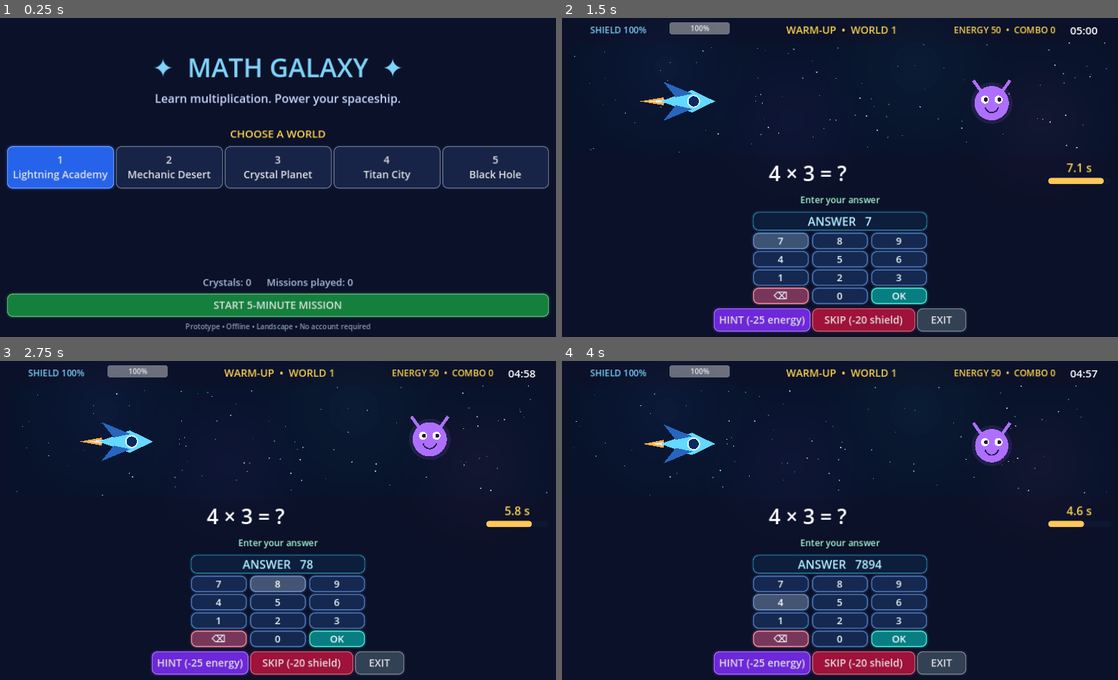
Above: before the commit, frames 1-4 (two rows, left to right).
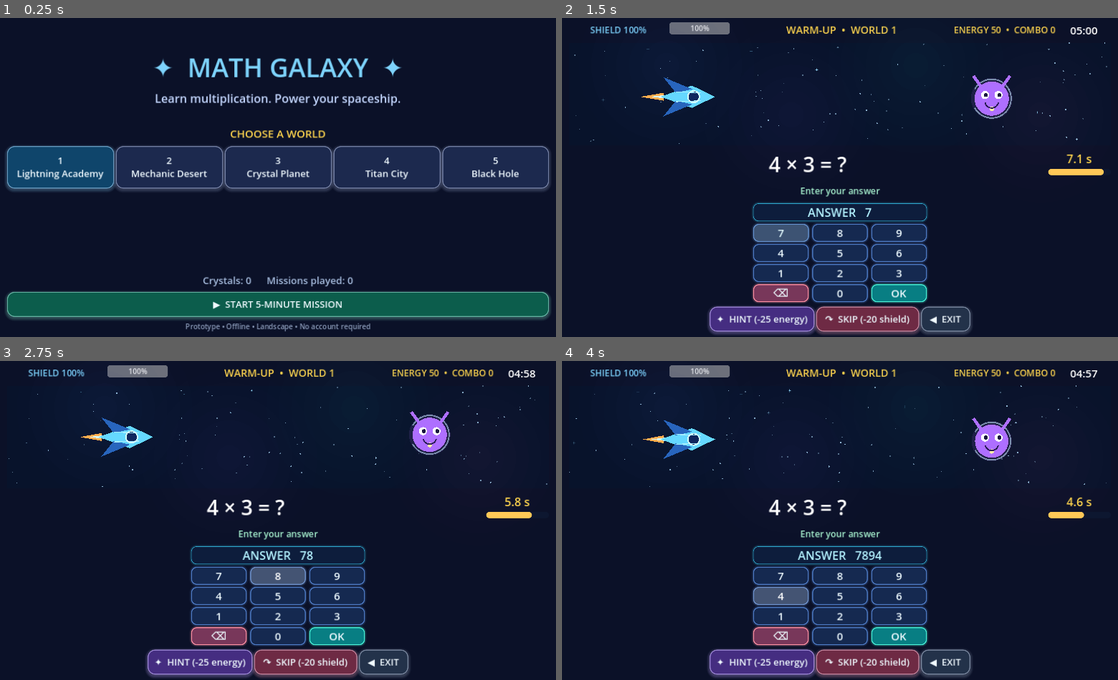
Above: after the commit, the same moments.

Repository: trun0ff/math-galaxy
Game: Godot game, scene res://scenes/Main.tscn
The game is run twice, just before and just after one commit, with the same random seed, the same clock (stepped at 60 frames per second) and the same inputs.
Inputs (mouse positions are in pixels of both pictures, inside the frame that each line leads up to):
- Up to frame 1 (0.25 s): no input
- Up to frame 2 (1.5 s): click (840, 305) at 0.5 s, where only the run before the commit has a clickable "START 5-MINUTE MISSION"; click "7" at 1.25 s
- Up to frame 3 (2.75 s): click "8" at 2 s
- Up to frame 4 (4 s): click "9" at 2.75 s; click "4" at 3.5 s

The runs differ from the first frame. In frame 1, 14% of the frame differs, in the area x 1-99%, y 39-95%; in frame 2, 9.7%; in frame 3, 9.7%; in frame 4, 9.6%.

Commit message:
Polish all game buttons and battle effects

Diff:
--- a/scripts/Main.gd
+++ b/scripts/Main.gd
@@ -109,32 +109,64 @@
 	return l
 
 func make_button(value: String, fn: Callable, color: Color = BLUE, min_x: float = 100.0) -> Button:
+	# Shared styling for every navigation, battle, answer and result button.
 	var btn := Button.new()
 	btn.text = value
-	btn.custom_minimum_size = Vector2(min_x, 52)
-	btn.add_theme_font_size_override("font_size", 23)
+	btn.custom_minimum_size = Vector2(min_x, 56)
+	btn.size_flags_vertical = Control.SIZE_SHRINK_CENTER
+	btn.focus_mode = Control.FOCUS_NONE
+	btn.add_theme_font_size_override("font_size", 21)
+	btn.add_theme_color_override("font_color", Color("f0faff"))
+	btn.add_theme_color_override("font_hover_color", Color.WHITE)
+	btn.add_theme_color_override("font_pressed_color", Color.WHITE)
+	btn.add_theme_color_override("font_disabled_color", Color("94a5c4"))
+	var accent := color.lightened(0.35)
+	var normal := StyleBoxFlat.new()
+	normal.bg_color = color.darkened(0.32)
+	normal.border_color = accent
+	normal.set_border_width_all(2)
+	normal.set_corner_radius_all(16)
+	normal.shadow_color = Color(accent.r, accent.g, accent.b, 0.34)
+	normal.shadow_size = 7
+	normal.shadow_offset = Vector2(0, 3)
+	normal.content_margin_left = 15.0
+	normal.content_margin_right = 15.0
+	normal.content_margin_top = 9.0
+	normal.content_margin_bottom = 9.0
+	btn.add_theme_stylebox_override("normal", normal)
+	var hover := normal.duplicate() as StyleBoxFlat
+	hover.bg_color = color.lightened(0.12)
+	hover.border_color = accent.lightened(0.24)
+	hover.shadow_size = 12
+	btn.add_theme_stylebox_override("hover", hover)
+	var pressed := normal.duplicate() as StyleBoxFlat
+	pressed.bg_color = color.darkened(0.14)
+	pressed.border_color = Color("e9ffff")
+	pressed.shadow_size = 2
+	btn.add_theme_stylebox_override("pressed", pressed)
+	var disabled := normal.duplicate() as StyleBoxFlat
+	disabled.bg_color = Color("263047")
+	disabled.border_color = Color("42506a")
+	disabled.shadow_size = 0
+	btn.add_theme_stylebox_override("disabled", disabled)
+	btn.add_theme_stylebox_override("focus", StyleBoxEmpty.new())
+	btn.pressed.connect(func(): animate_button(btn))
 	btn.pressed.connect(fn)
-	var style := StyleBoxFlat.new()
-	style.bg_color = color
-	style.corner_radius_top_left = 12
-	style.corner_radius_top_right = 12
-	style.corner_radius_bottom_left = 12
-	style.corner_radius_bottom_right = 12
-	style.border_color = color.lightened(0.35)
-	style.set_border_width_all(2)
-	style.shadow_color = Color(color.r, color.g, color.b, 0.36)
-	style.shadow_size = 5
-	style.content_margin_left = 12
-	style.content_margin_right = 12
-	btn.add_theme_stylebox_override("normal", style)
-	var hover := style.duplicate() as StyleBoxFlat
-	hover.bg_color = color.lightened(0.18)
-	btn.add_theme_stylebox_override("hover", hover)
-	var pressed := style.duplicate() as StyleBoxFlat
-	pressed.bg_color = color.darkened(0.2)
-	btn.add_theme_stylebox_override("pressed", pressed)
-	btn.add_theme_stylebox_override("focus", StyleBoxEmpty.new())
+	btn.mouse_entered.connect(func(): pulse_button(btn))
 	return btn
+
+func animate_button(btn: Button) -> void:
+	if not is_instance_valid(btn): return
+	btn.pivot_offset = btn.size * 0.5
+	var tw := btn.create_tween()
+	tw.tween_property(btn, "scale", Vector2(0.965, 0.965), 0.07)
+	tw.tween_property(btn, "scale", Vector2.ONE, 0.16).set_trans(Tween.TRANS_BACK).set_ease(Tween.EASE_OUT)
+
+func pulse_button(btn: Button) -> void:
+	if not is_instance_valid(btn) or btn.disabled: return
+	var tw := btn.create_tween()
+	tw.tween_property(btn, "modulate", Color("c6f8ff"), 0.09)
+	tw.tween_property(btn, "modulate", Color.WHITE, 0.16)
 
 func build_root() -> VBoxContainer:
 	clear_screen()
@@ -173,7 +205,7 @@
 	root.add_child(grid)
 	for i in range(5):
 		var idx: int = i + 1
-		var b := make_button("%d\n%s" % [idx,WORLD_NAMES[i]], func(): select_world(idx), BLUE if idx == world else PANEL, 205)
+		var b := make_button("%d\n%s" % [idx,WORLD_NAMES[i]], func(): select_world(idx), Color("17669e") if idx == world else Color("293c73"), 205)
 		b.custom_minimum_size.y = 95
 		b.size_flags_horizontal = Control.SIZE_EXPAND_FILL
 		grid.add_child(b)
@@ -181,7 +213,7 @@
 	filler.size_flags_vertical = Control.SIZE_EXPAND_FILL
 	root.add_child(filler)
 	root.add_child(make_label("Crystals: %d      Missions played: %d" % [progress.get("coins",0), progress.get("missions",0)], 22, Color("a7bddf")))
-	root.add_child(make_button("START 5-MINUTE MISSION", start_mission, Color("15803d")))
+	root.add_child(make_button("▶  START 5-MINUTE MISSION", start_mission, Color("12896f")))
 	root.add_child(make_label("Prototype • Offline • Landscape • No account required", 16, Color("8999b7")))
 
 func select_world(value: int) -> void:
@@ -255,9 +287,9 @@
 	var footer := HBoxContainer.new()
 	footer.alignment = BoxContainer.ALIGNMENT_CENTER
 	root.add_child(footer)
-	footer.add_child(make_button("HINT (-25 energy)", use_hint, Color("6d28d9"), 210))
-	footer.add_child(make_button("SKIP (-20 shield)", func(): resolve_answer(-1, "skip"), Color("9f1239"), 230))
-	footer.add_child(make_button("EXIT", exit_mission, Color("334155"), 110))
+	footer.add_child(make_button("✦  HINT (-25 energy)", use_hint, Color("6543bd"), 210))
+	footer.add_child(make_button("↷  SKIP (-20 shield)", func(): resolve_answer(-1, "skip"), Color("a23e64"), 230))
+	footer.add_child(make_button("◀  EXIT", exit_mission, Color("34496d"), 110))
 	update_phase_label()
 
 func style_progress(bar: ProgressBar, fill: Color) -> void:
@@ -334,7 +366,7 @@
 		answer_area.add_child(row)
 		for value in MathEngine.options(question):
 			var v: int = value
-			var b := make_button(str(value), func(): resolve_answer(v, "answer"), Color("164a85"), 110)
+			var b := make_button(str(value), func(): resolve_answer(v, "answer"), Color("246cba"), 110)
 			b.size_flags_horizontal = Control.SIZE_EXPAND_FILL
 			b.custom_minimum_size.y = 96
 			row.add_child(b)
@@ -440,8 +472,8 @@
 	root.add_child(make_label("Correct: %d        Missed: %d" % [hits, misses], 31))
 	root.add_child(make_label("Shield: 0%  •  No mission crystals awarded", 24, Color("fda4af")))
 	root.add_child(make_label("Your answers were saved for future practice", 21, Color("a7bddf")))
-	root.add_child(make_button("RETRY LEVEL", start_mission, Color("15803d")))
-	root.add_child(make_button("RETURN TO GALAXY", show_menu, Color("334155")))
+	root.add_child(make_button("↻  RETRY LEVEL", start_mission, Color("12896f")))
+	root.add_child(make_button("◀  RETURN TO GALAXY", show_menu, Color("34496d")))
 	var sp2 := Control.new()
 	sp2.size_flags_vertical = Control.SIZE_EXPAND_FILL
 	root.add_child(sp2)
@@ -463,7 +495,7 @@
 	root.add_child(make_label("Correct: %d        Missed: %d        Shield: %d%%" % [hits,misses,shield], 31))
 	root.add_child(make_label("+%d crystals    •    %d questions awaiting review" % [coins_earned,queue.size()], 29, Color("7dd3fc")))
 	root.add_child(make_label("Progress has been saved locally", 21, Color("a7f3d0")))
-	root.add_child(make_button("RETURN TO GALAXY", show_menu, Color("15803d")))
+	root.add_child(make_button("◀  RETURN TO GALAXY", show_menu, Color("12896f")))
 	var sp2 := Control.new()
 	sp2.size_flags_vertical = Control.SIZE_EXPAND_FILL
 	root.add_child(sp2)
--- a/scripts/SpaceScene.gd
+++ b/scripts/SpaceScene.gd
@@ -94,6 +94,10 @@
 		var y: float = star.y * h
 		var brightness: float = 0.55 + 0.25 * sin(time_passed * (1.0 + float(i % 5)) + i)
 		draw_circle(Vector2(x, y), 0.6 + float(layer) * 0.55, Color(0.7, 0.88, 1.0, brightness))
+		if i % 19 == 0:
+			var twinkle: float = 2.0 + 1.7 * (0.5 + 0.5 * sin(time_passed * 2.0 + i))
+			draw_line(Vector2(x - twinkle, y), Vector2(x + twinkle, y), Color(0.5, 0.85, 1.0, brightness * 0.45), 1.0)
+			draw_line(Vector2(x, y - twinkle), Vector2(x, y + twinkle), Color(0.5, 0.85, 1.0, brightness * 0.45), 1.0)
 	var ship: Vector2 = ship_position()
 	var enemy: Vector2 = enemy_position()
 	if damage_timer > 0.0 and death_timer == 0.0:
@@ -107,12 +111,16 @@
 		draw_colored_polygon(PackedVector2Array([ship + Vector2(-28, -9), ship + Vector2(-56, -44), ship + Vector2(9, -17)]), Color("2865bd"))
 		draw_colored_polygon(PackedVector2Array([ship + Vector2(-28, 9), ship + Vector2(-56, 44), ship + Vector2(9, 17)]), Color("2865bd"))
 		draw_circle(ship + Vector2(12, 0), 13, Color("10275e"))
+		draw_line(ship + Vector2(-27, -11), ship + Vector2(29, -9), Color("a6edff"), 2.0)
+		draw_line(ship + Vector2(-27, 11), ship + Vector2(29, 9), Color("a6edff"), 2.0)
 		draw_arc(ship + Vector2(12, 0), 13, 0, TAU, 32, Color("d3ffff"), 3.0)
 	if hit_timer <= 0.35:
 		var color: Color = [Color("ae6fff"), Color("ff7777"), Color("6addad")][enemy_index % 3]
 		var enemy_scale: float = 1.0 + sin(time_passed * 3.0) * 0.025
 		draw_circle(enemy, 46.0 * enemy_scale, Color(color.r, color.g, color.b, 0.12))
 		draw_circle(enemy, 38.0 * enemy_scale, color)
+		draw_arc(enemy, 43.0 * enemy_scale, -PI * 0.84, PI * 0.84, 40, Color("c5ecff", 0.55), 3.0)
+		draw_circle(enemy + Vector2(0, 23), 5.0, Color("fff1a8"))
 		draw_line(enemy + Vector2(-24, -27), enemy + Vector2(-41, -51), color, 7.0)
 		draw_line(enemy + Vector2(24, -27), enemy + Vector2(41, -51), color, 7.0)
 		for offset in [-15.0, 15.0]:
--- a/scripts/ui/NeonKeypad.gd
+++ b/scripts/ui/NeonKeypad.gd
@@ -31,13 +31,14 @@
 	for key in ["7", "8", "9", "4", "5", "6", "1", "2", "3", "⌫", "0", "OK"]:
 		var button := Button.new()
 		button.text = key
-		button.custom_minimum_size = Vector2(104, 36)
+		button.custom_minimum_size = Vector2(104, 39)
 		button.size_flags_horizontal = Control.SIZE_EXPAND_FILL
 		button.focus_mode = Control.FOCUS_NONE
-		button.add_theme_font_size_override("font_size", 22)
+		button.add_theme_font_size_override("font_size", 24)
 		button.add_theme_color_override("font_color", TEXT)
 		button.add_theme_color_override("font_hover_color", Color.WHITE)
 		button.add_theme_color_override("font_pressed_color", Color.WHITE)
+		button.mouse_filter = Control.MOUSE_FILTER_STOP
 		var base := BASE
 		var accent := EDGE
 		if key == "OK":
@@ -51,6 +52,7 @@
 		button.add_theme_stylebox_override("pressed", _style(accent.darkened(0.25), Color.WHITE, 12, 2))
 		button.add_theme_stylebox_override("focus", StyleBoxEmpty.new())
 		button.pivot_offset = button.custom_minimum_size * 0.5
+		button.mouse_entered.connect(_on_hover.bind(button))
 		button.pressed.connect(_on_pressed.bind(key, button))
 		grid.add_child(button)
 
@@ -67,10 +69,17 @@
 	return s
 
 func _on_pressed(key: String, button: Button) -> void:
-	var tw := create_tween()
-	tw.tween_property(button, "modulate", Color("a5f4ff"), 0.075)
+	var tw := button.create_tween()
+	tw.tween_property(button, "scale", Vector2(0.93, 0.93), 0.07)
+	tw.parallel().tween_property(button, "modulate", Color("a5f4ff"), 0.07)
+	tw.tween_property(button, "scale", Vector2.ONE, 0.16).set_trans(Tween.TRANS_BACK).set_ease(Tween.EASE_OUT)
+	tw.parallel().tween_property(button, "modulate", Color.WHITE, 0.16)
+	key_pressed.emit(key)
+
+func _on_hover(button: Button) -> void:
+	var tw := button.create_tween()
+	tw.tween_property(button, "modulate", Color("b7f0ff"), 0.09)
 	tw.tween_property(button, "modulate", Color.WHITE, 0.15)
-	key_pressed.emit(key)
 
 func set_value(value: String) -> void:
 	current_value = value
